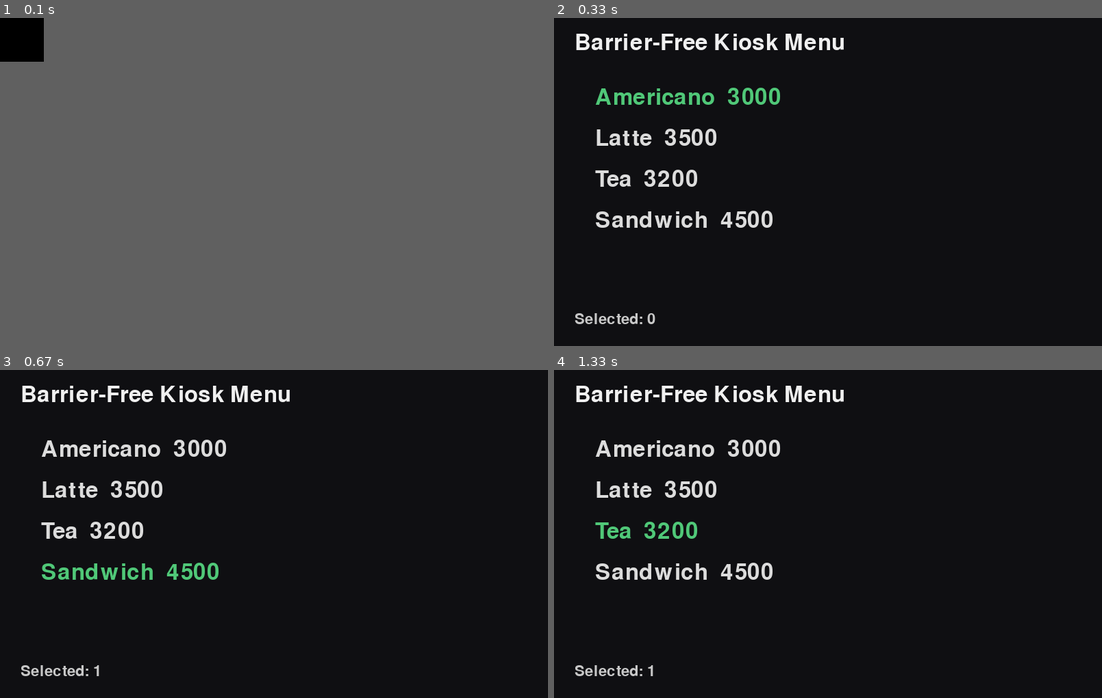
Above: before the commit, frames 1-4 (two rows, left to right).
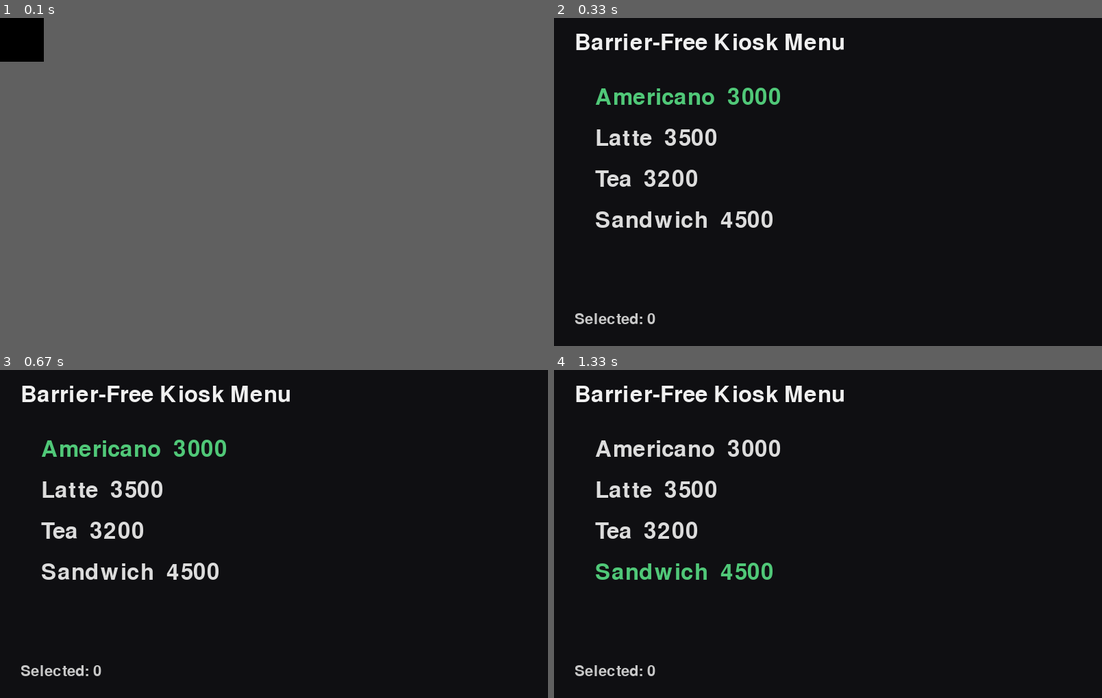
Above: after the commit, the same moments.

Repository: godrain321/kiosk_barrierfree
Game: pygame game, started from scripts/main_menu_run.py
The game is run twice, just before and just after one commit, with the same random seed, the same clock (stepped at 60 frames per second) and the same inputs.
Inputs:
- Up to frame 1 (0.1 s): no input
- Up to frame 2 (0.33 s): no input
- Up to frame 3 (0.67 s): hold Enter from 0.33 s (still down); hold Up from 0.33 s (still down)
- Up to frame 4 (1.33 s): release Enter at 0.8 s; release Up at 0.8 s; hold Up 0.83-1.3 s

Frames 1-2 are identical in both runs. In frame 3, 1.5% of the frame differs, in the area x 7-42%, y 21-94%; in frame 4, 1.2%.

Commit message:
Add files via upload

Diff:
--- a/src/ui/pygame_menu.py
+++ b/src/ui/pygame_menu.py
@@ -1,4 +1,6 @@
 import pygame
+from src.audio.tts import speak
+
 
 class PygameMenu:
     def __init__(self, items, title="Kiosk Menu", width=800, height=480):
@@ -6,8 +8,16 @@
         self.title = title
         self.w = width
         self.h = height
+
         self.idx = 0
         self.cart = []
+
+        # TTS 중복 방지
+        self.last_spoken_idx = None
+
+        # 상태 머신
+        self.state = "BROWSE"      # BROWSE | CONFIRM
+        self.pending_item = None  # 확인 중인 메뉴
 
     def run(self, event_source=None):
         pygame.init()
@@ -20,30 +30,47 @@
 
         running = True
         while running:
+
+            # =========================
+            # 1️⃣ 키보드 이벤트
+            # =========================
             for ev in pygame.event.get():
                 if ev.type == pygame.QUIT:
                     running = False
+
                 if ev.type == pygame.KEYDOWN:
                     if ev.key == pygame.K_UP:
-                        self.idx = (self.idx - 1) % len(self.items)
+                        self._handle_direction("UP")
                     elif ev.key == pygame.K_DOWN:
-                        self.idx = (self.idx + 1) % len(self.items)
+                        self._handle_direction("DOWN")
                     elif ev.key == pygame.K_RETURN:
-                        self.cart.append(self.items[self.idx])
+                        self._handle_enter()
                     elif ev.key == pygame.K_ESCAPE:
                         running = False
 
+            # =========================
+            # 2️⃣ 조이스틱 이벤트
+            # =========================
             if event_source is not None:
                 e = event_source()
-                if e == "UP":
-                    self.idx = (self.idx - 1) % len(self.items)
-                elif e == "DOWN":
-                    self.idx = (self.idx + 1) % len(self.items)
+                if e in ("UP", "DOWN", "LEFT", "RIGHT"):
+                    self._handle_direction(e)
                 elif e == "ENTER":
-                    self.cart.append(self.items[self.idx])
+                    self._handle_enter()
                 elif e == "BACK":
                     running = False
 
+            # =========================
+            # 3️⃣ 메뉴 포커스 TTS (BROWSE 상태에서만)
+            # =========================
+            if self.state == "BROWSE" and self.idx != self.last_spoken_idx:
+                item = self.items[self.idx]
+                speak(f"{item['name']} {item['price']}원")
+                self.last_spoken_idx = self.idx
+
+            # =========================
+            # 4️⃣ 화면 렌더링
+            # =========================
             screen.fill((15, 15, 18))
 
             title_surf = font.render(self.title, True, (240, 240, 240))
@@ -67,3 +94,44 @@
 
         pygame.quit()
         return self.cart
+
+    # =========================
+    # 🔽 방향 입력 처리
+    # =========================
+    def _handle_direction(self, direction):
+        if self.state == "CONFIRM":
+            # ❌ 주문 취소
+            speak("원하시는 메뉴를 선택해 주세요.")
+            self.state = "BROWSE"
+            self.pending_item = None
+            self.last_spoken_idx = None
+            return
+
+        # 메뉴 이동
+        if direction == "UP":
+            self.idx = (self.idx - 1) % len(self.items)
+        elif direction == "DOWN":
+            self.idx = (self.idx + 1) % len(self.items)
+
+    # =========================
+    # 🔘 ENTER 처리
+    # =========================
+    def _handle_enter(self):
+        if self.state == "BROWSE":
+            # 1️⃣ 메뉴 선택 → 확인 단계
+            self.pending_item = self.items[self.idx]
+            speak(
+                f"{self.pending_item['name']}을 선택하였습니다. "
+                "이 메뉴로 주문하시겠습니까? "
+                "맞으면 조이스틱을 한번 더 누르고 "
+                "아니면 조이스틱을 아래로 움직여 주세요."
+            )
+            self.state = "CONFIRM"
+
+        elif self.state == "CONFIRM":
+            # 2️⃣ 주문 확정
+            self.cart.append(self.pending_item)
+            speak(f"{self.pending_item['name']} 주문이 완료되었습니다.")
+            self.pending_item = None
+            self.state = "BROWSE"
+            self.last_spoken_idx = None
